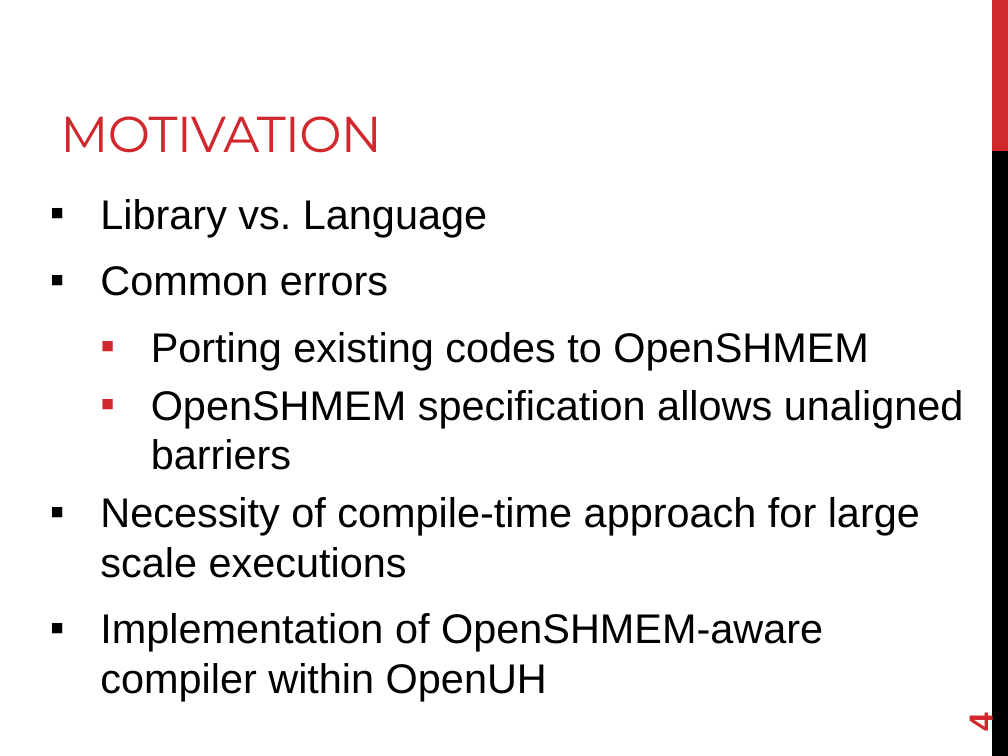
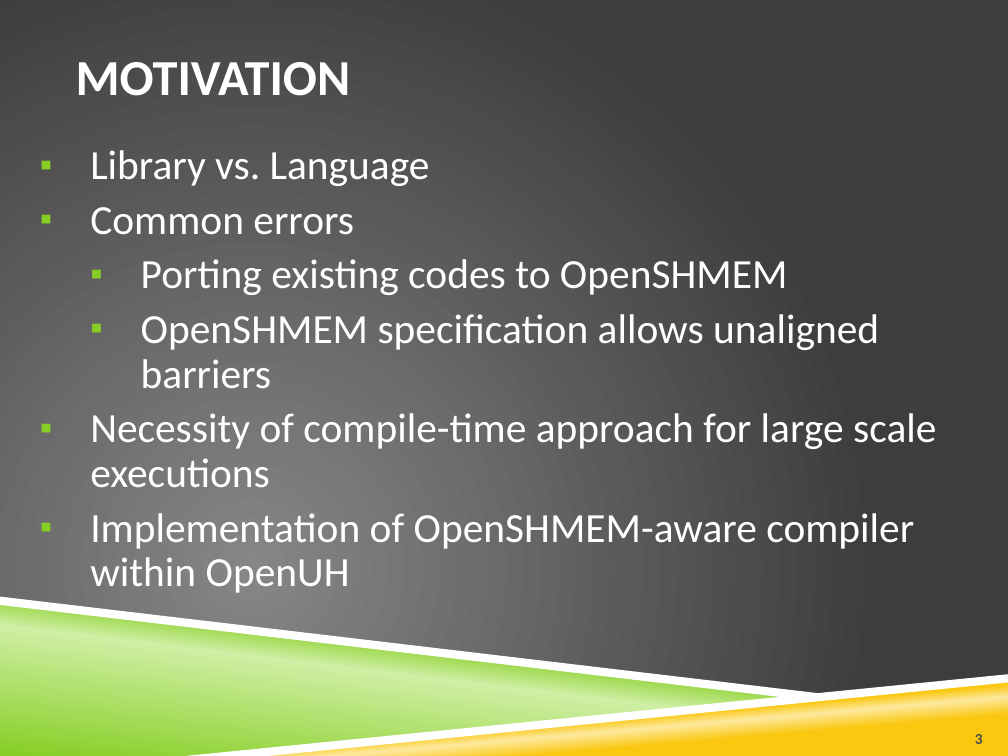
Before and after one commit to openshmem-org/sc14-tutorial, a slide deck: slide 3 of SHMEM-Analyzer.pptx (slide 4 before the commit). Drawn at 1008x756 pixels with LibreOffice and Linux fonts; fonts in the diff are those of the drawing; background and template pictures are left out. Boxes give left, top, right and bottom in pixels: in the first picture for what was removed or moved away, otherwise in the second. Text is boxed around its words. In the diff, an @@ line names an element or a change of style, - is before the commit and + after.

```diff
--- a/SHMEM-Analyzer.pptx
+++ b/SHMEM-Analyzer.pptx
@@ background #FFFFFF to picture (left out) @@
@@ title "MOTIVATION" moved from (x1=60, y1=116, x2=381, y2=153) to (x1=76, y1=62, x2=351, y2=96) @@
@@ title "MOTIVATION" at (x1=76, y1=62, x2=351, y2=96): font Montserrat to Calibri, text colour #D1282E to #FFFFFF, letter spacing -0.6 to 0 pt, bold on; vertical alignment bottom to middle @@
@@ rectangle removed at (x1=992, y1=0, x2=1008, y2=151) @@
@@ text "Library vs. Language" moved from (x1=100, y1=199, x2=964, y2=651) to (x1=90, y1=150, x2=936, y2=593) @@
@@ text "Library vs. Language" at (x1=90, y1=150, x2=936, y2=593): font Arial to Calibri, text colour #000000 to #FFFFFF; line spacing 1 to 0.9; less space between paragraphs; more space between paragraphs; bullet colour #D1282E to #86CE24 @@
@@ rectangle removed at (x1=992, y1=151, x2=1008, y2=756) @@
@@ freeform shape added at (x1=0, y1=597, x2=839, y2=699), fill #FFFFFF @@
@@ freeform shape added at (x1=0, y1=602, x2=798, y2=756), fill gradient #86CE24 to #CFEFA4 @@
@@ freeform shape added at (x1=185, y1=674, x2=1008, y2=756), fill #FFFFFF @@
@@ freeform shape added at (x1=200, y1=677, x2=1008, y2=756), fill gradient #FAC810 to #FDE99F @@
@@ page number removed at (x1=962, y1=714, x2=1000, y2=732) @@
-4
@@ page number added at (x1=975, y1=734, x2=983, y2=744), 11 pt, text #4D4D4D, bold @@
+3
```
Also in this commit, not shown: 11 other slides changed, 1 other file.
